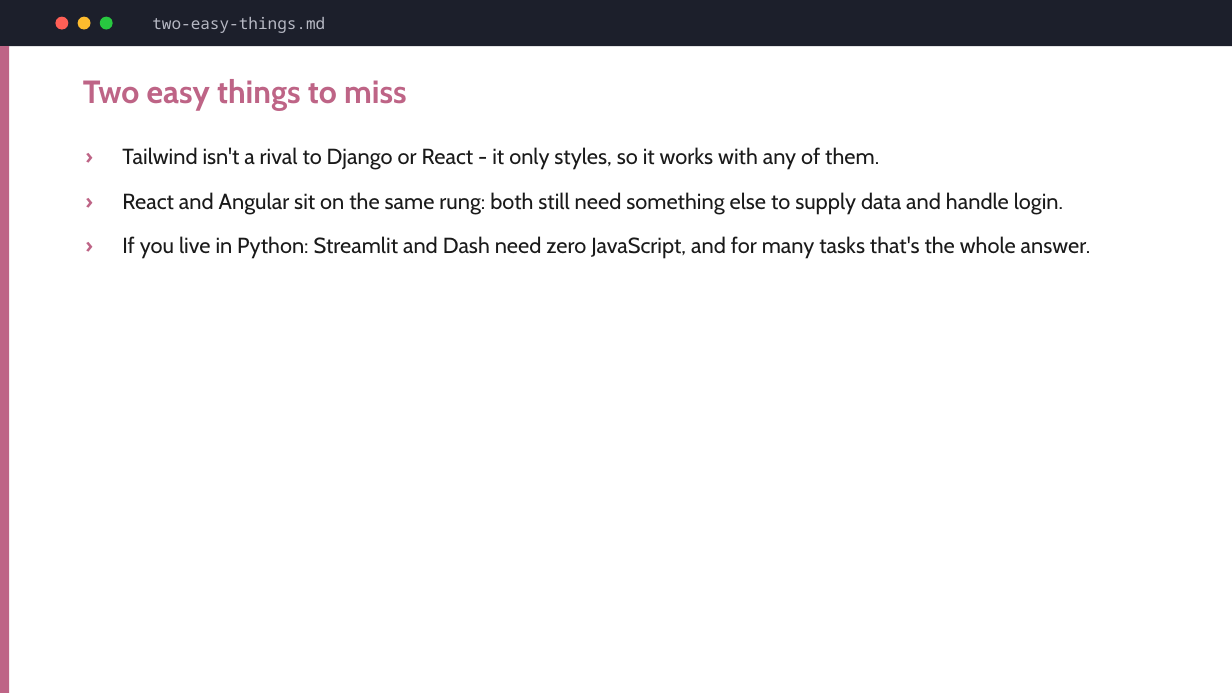
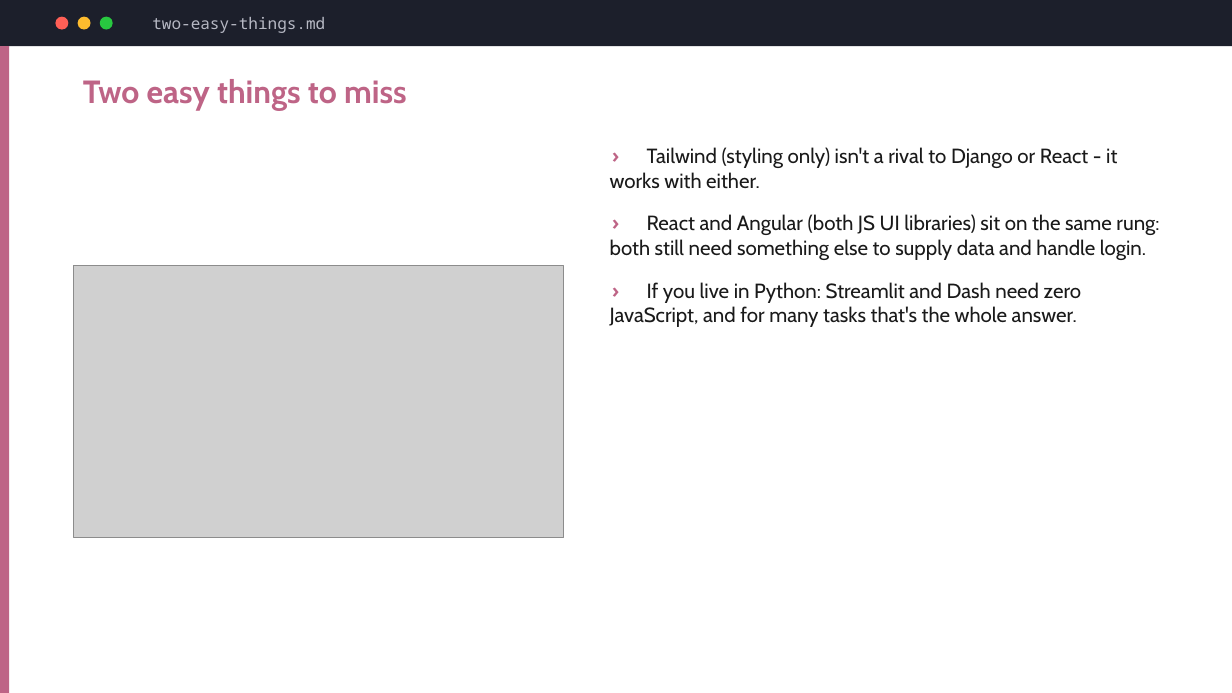
Before and after one commit to hovinh/web-development-learning-lab, a slide deck: slide 6 of blog/web-dev-for-data-people/slides/web-dev-for-data-people-slides.pptx. Drawn at 1232x693 pixels with LibreOffice and Linux fonts; fonts in the diff are those of the drawing; grey boxes stand for pictures. Boxes give left, top, right and bottom in pixels: in the first picture for what was removed or moved away, otherwise in the second. Text is boxed around its words. In the diff, an @@ line names an element or a change of style, - is before the commit and + after.

```diff
--- a/blog/web-dev-for-data-people/slides/web-dev-for-data-people-slides.pptx
+++ b/blog/web-dev-for-data-people/slides/web-dev-for-data-people-slides.pptx
@@ text "› Tailwind (styling only) isn't ...": place and size @@
-text "› Tailwind (styling only) isn't ..." at box(122, 147, 1091, 259)
+text "› Tailwind (styling only) isn't ..." at box(610, 147, 1159, 327)
@@ text at box(610, 147, 1159, 260): text changed; size 17 to 16 pt @@
-› Tailwind isn't a rival to Django or React - it only styles, so it works with any of them.
-› React and Angular sit on the same rung: both still need something else to supply data and handle login.
+› Tailwind (styling only) isn't a rival to Django or React - it works with either.
+› React and Angular (both JS UI libraries) sit on the same rung: both still need something else to supply data and handle login.
@@ picture added at box(74, 266, 564, 538) @@
@@ text at box(610, 282, 1081, 327): size 17 to 16 pt in "› If you live in Python: Streamlit ..." @@
```
Also in this commit, not shown: 12 other slides changed, 8 slides added, 6 other files.
